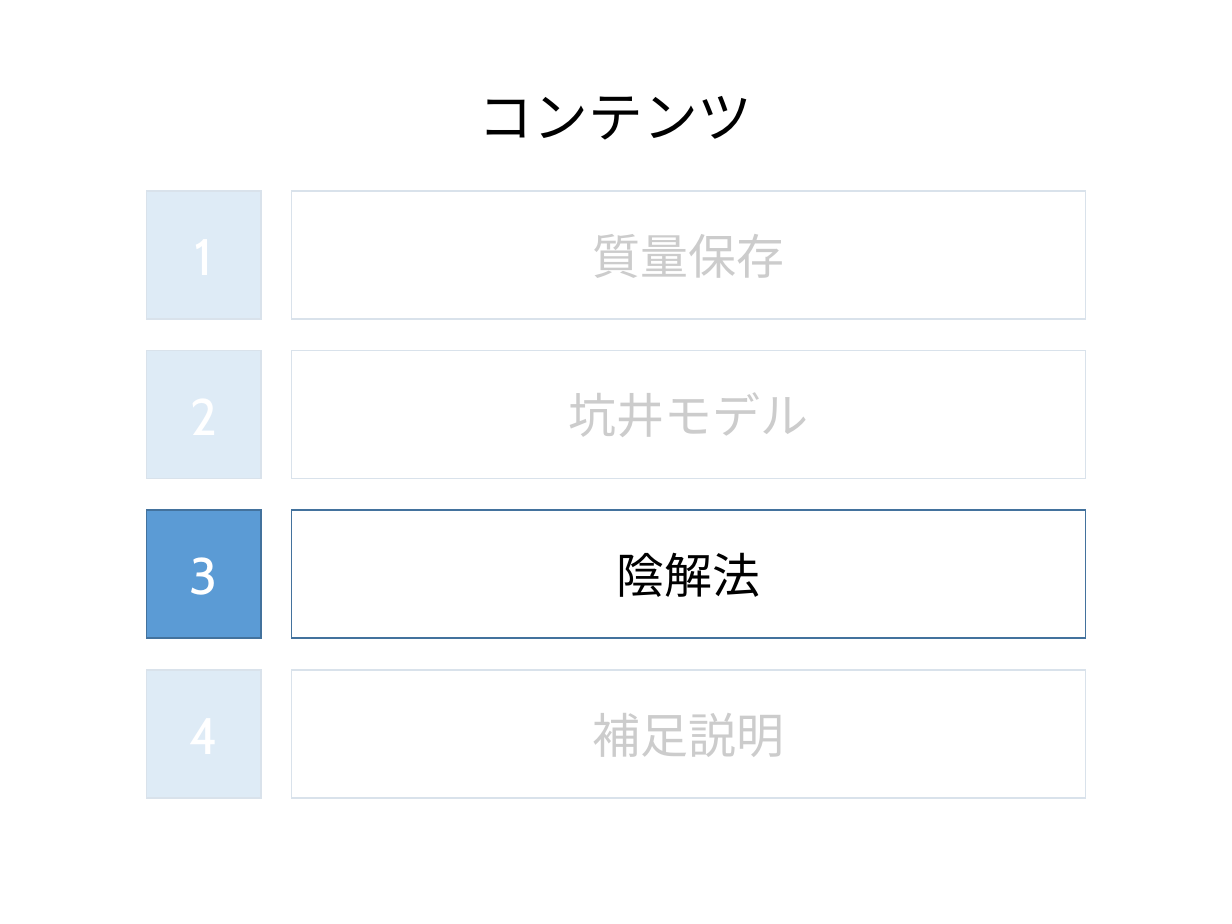
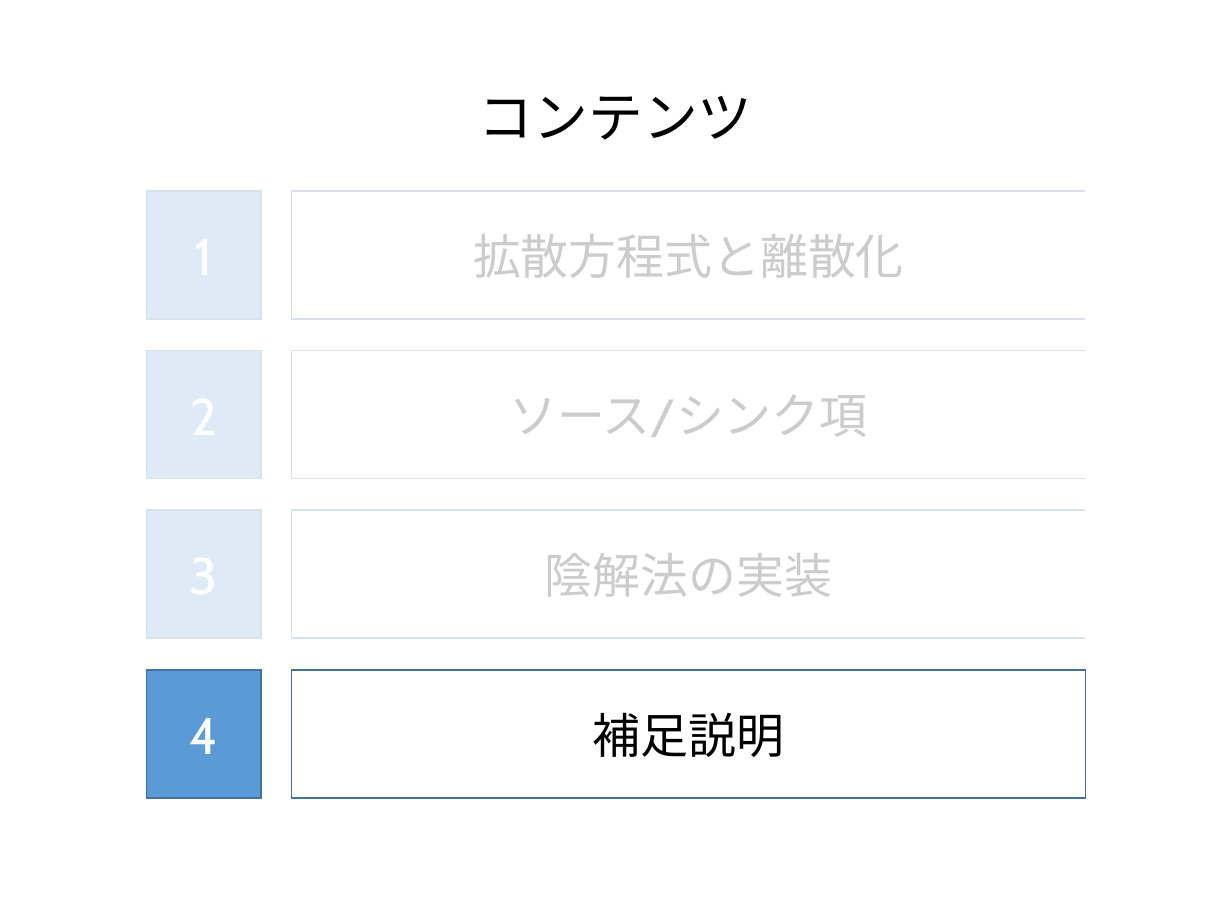
Before and after one commit to te288/intro_to_NA2022, a slide deck: slide 20 of pptx/04_1次元拡散方程式（陰解法）.pptx (slide 9 before the commit). Drawn at 1232x924 pixels with LibreOffice and Linux fonts; fonts in the diff are those of the drawing. Boxes give left, top, right and bottom in pixels: in the first picture for what was removed or moved away, otherwise in the second. Text is boxed around its words. In the diff, an @@ line names an element or a change of style, - is before the commit and + after.

Commit message:
陰解法の説明pdf追加

```diff
--- a/pptx/04_1次元拡散方程式（陰解法）.pptx
+++ b/pptx/04_1次元拡散方程式（陰解法）.pptx
@@ rectangle: place and size @@
-rectangle at [122, 654, 1111, 803]
+rectangle at [112, 175, 1085, 654]
@@ rectangle removed at [122, 165, 1100, 494] @@
@@ text in rectangle at [473, 234, 904, 278]: text changed @@
-質量保存
+拡散方程式と離散化
@@ text in rectangle at [509, 395, 867, 437]: text changed @@
-坑井モデル
+ソース/シンク項
@@ text in rectangle at [190, 557, 218, 595]: text removed @@
-3
@@ text in rectangle at [545, 553, 832, 597]: text changed @@
-陰解法
+陰解法の実装
@@ text in rectangle at [190, 718, 219, 754]: text added @@
+4
```
Also in this commit, not shown: 10 other slides changed, 5 slides added, 1 slide removed, 8 other files.
